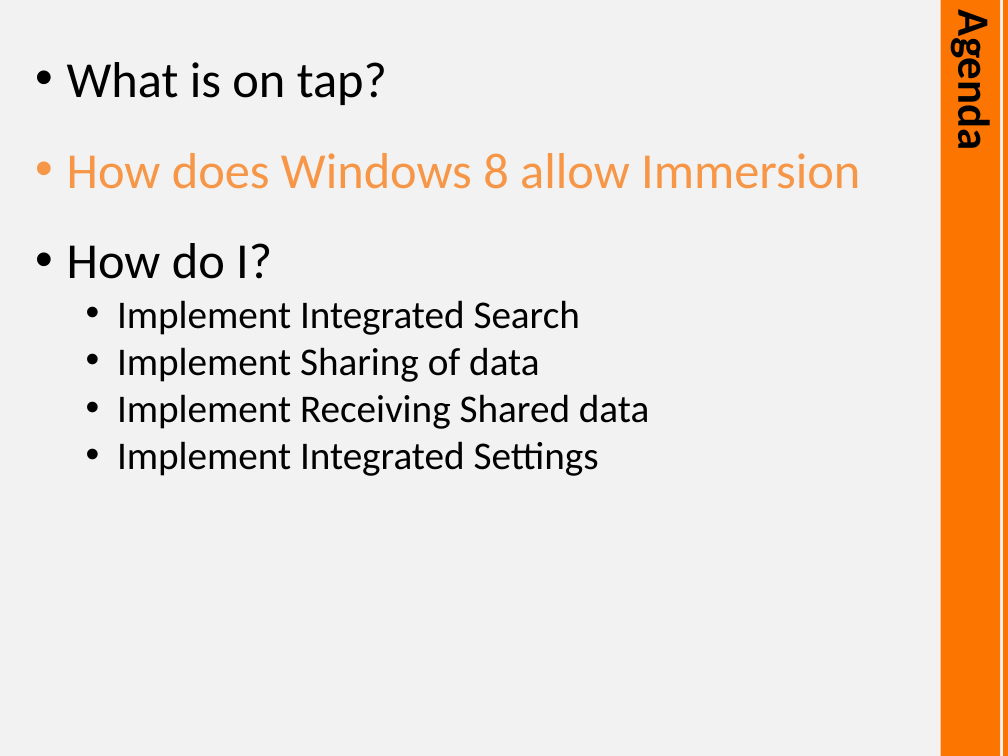
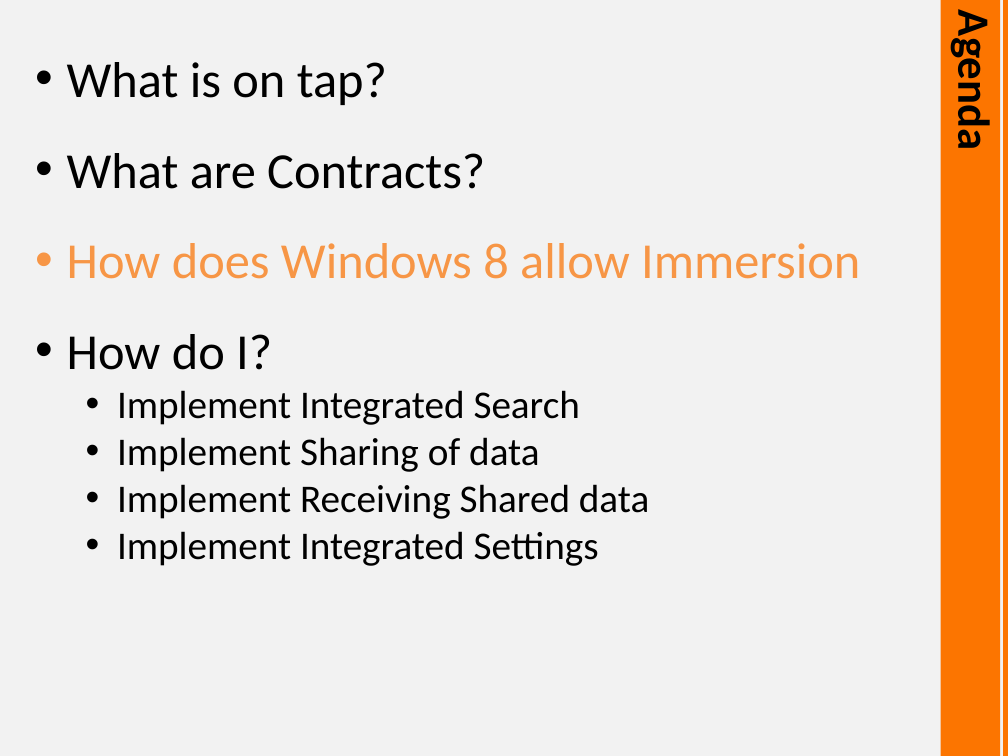
Before and after one commit to derikwhittaker/Demo.CodeContracts, a slide deck: slide 6 of Demo.CodeContracts.pptx (slide 4 before the commit). Drawn at 1008x756 pixels with LibreOffice and Linux fonts; fonts in the diff are those of the drawing. Boxes give left, top, right and bottom in pixels: in the first picture for what was removed or moved away, otherwise in the second. Text is boxed around its words. In the diff, an @@ line names an element or a change of style, - is before the commit and + after.

```diff
--- a/Demo.CodeContracts.pptx
+++ b/Demo.CodeContracts.pptx
@@ text at [67, 153, 485, 189]: paragraph added @@
+• What are Contracts?
```
Also in this commit, not shown: 5 other slides changed, 8 slides added, 1 slide removed, 6 other files.
